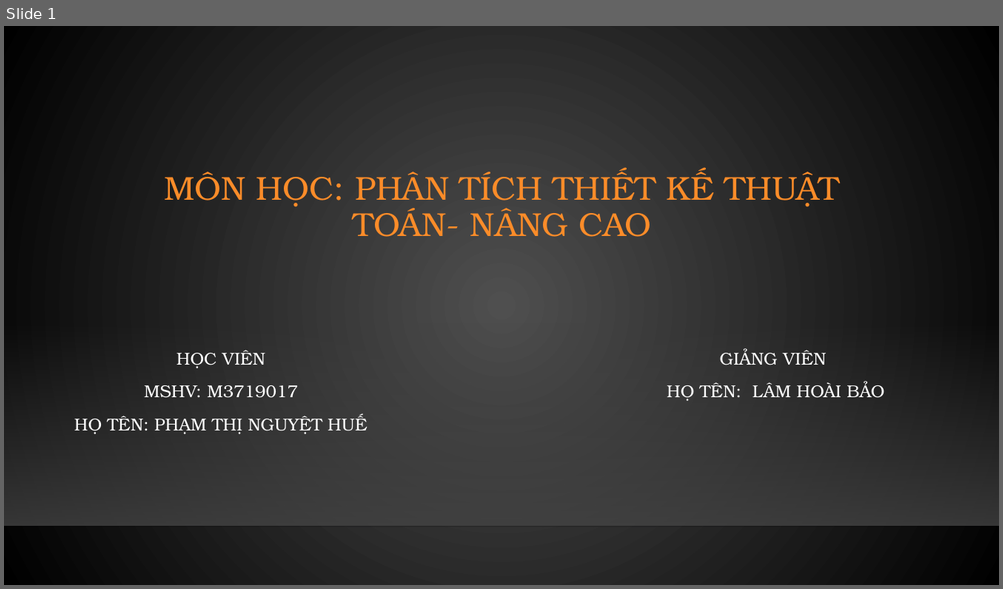
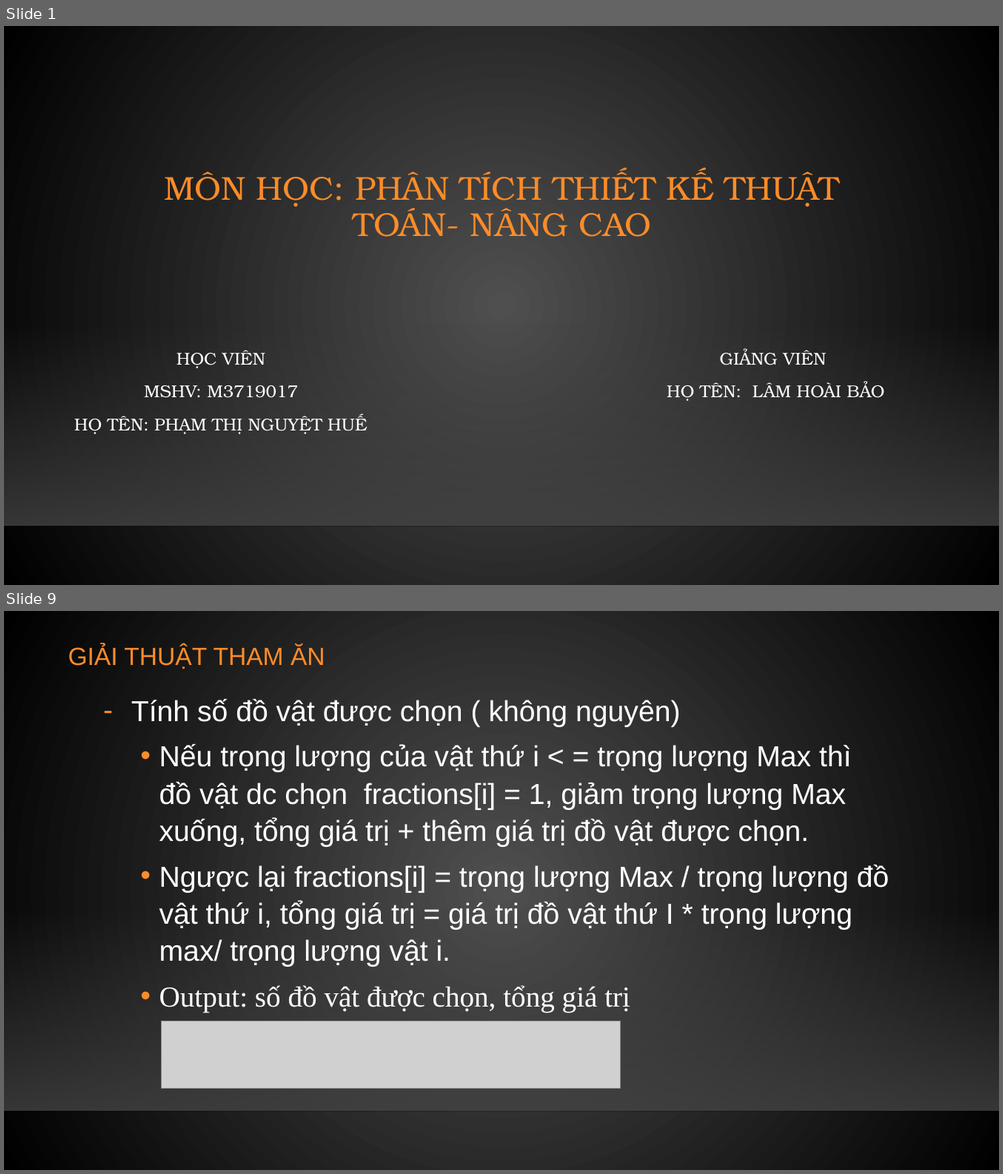
Before and after one commit to NguyetHue/PTTK_TTNC, a slide deck: BaoCao.pptx. Shown one above the other, each under a label of ours: slide 1 before the commit, slides 1 and 9 after it; the slides between them are not shown. The pictures are 1003x589 and 1003x1174 pixels, drawn with LibreOffice and Linux fonts; fonts in the diff are those of the drawing; grey boxes stand for pictures; background and template pictures are left out. Boxes give left, top, right and bottom in pixels: in the first picture for what was removed or moved away, otherwise in the second. Text is boxed around its words. In the diff, an @@ line names an element or a change of style, - is before the commit and + after.

```diff
--- a/BaoCao.pptx
+++ b/BaoCao.pptx
@@ slide 9 added at (4,611,999,1170), background gradient #505050 to #000000; not listed: 2 template elements that a slide beside it also shows @@
@@ title added at (68,645,325,669), 24 pt, text #FB8C29 @@
+GIẢI THUẬT THAM ĂN
@@ text added at (131,699,889,1012), 28 pt, text #FFFFFF @@
+– Tính số đồ vật được chọn ( không nguyên)
+• Nếu trọng lượng của vật thứ i < = trọng lượng Max thì đồ vật dc chọn fractions[i] = 1, giảm trọng lượng Max xuống, tổng giá trị + thêm giá trị đồ vật được chọn.
+• Ngược lại fractions[i] = trọng lượng Max / trọng lượng đồ vật thứ i, tổng giá trị = giá trị đồ vật thứ I * trọng lượng max/ trọng lượng vật i.
+• Output: số đồ vật được chọn, tổng giá trị
@@ picture added at (162,1022,621,1088) @@
```
Also in this commit, not shown: 1 slide changed, 8 other slides added, 2 slides removed, 6 other files.
